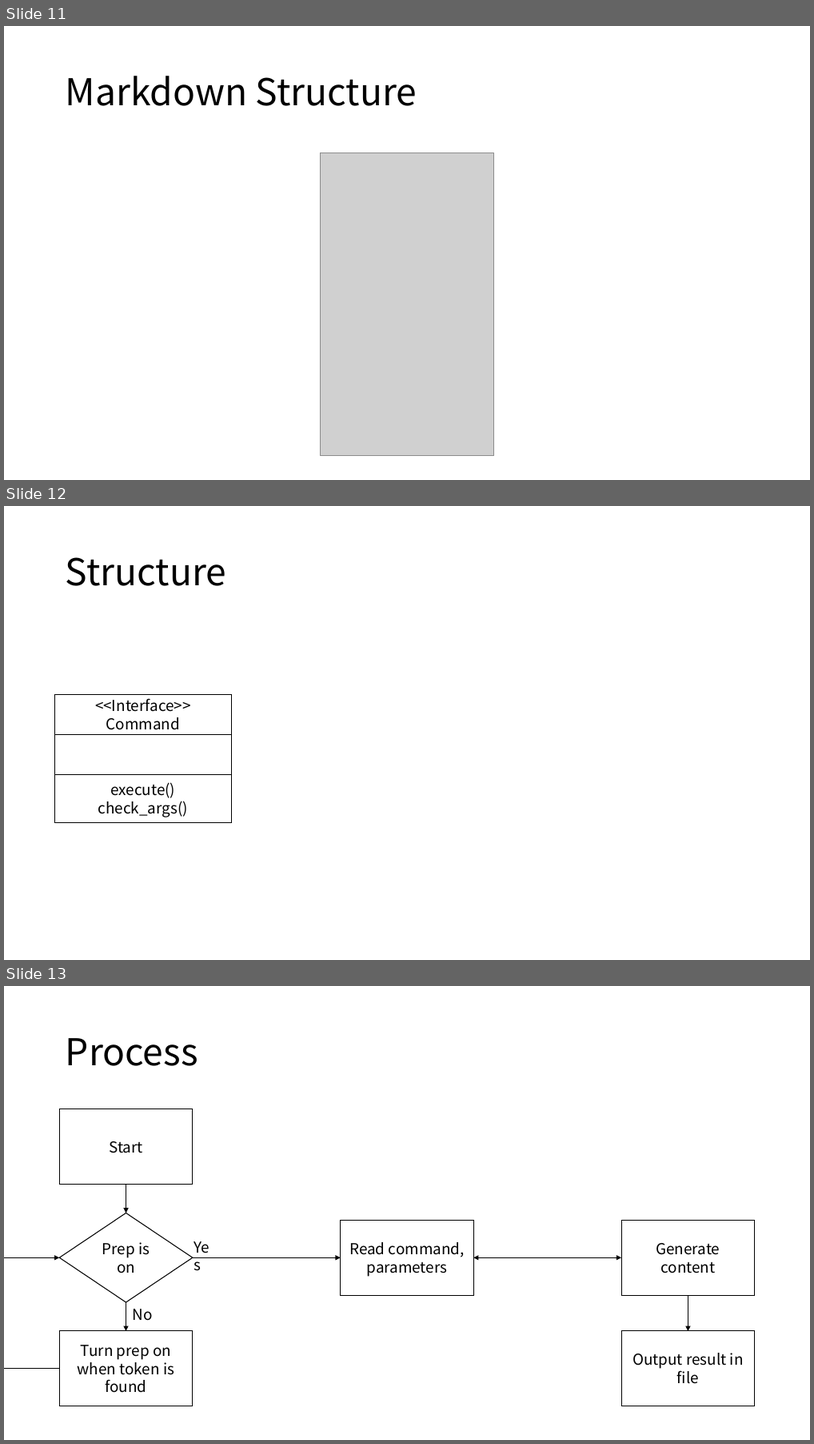
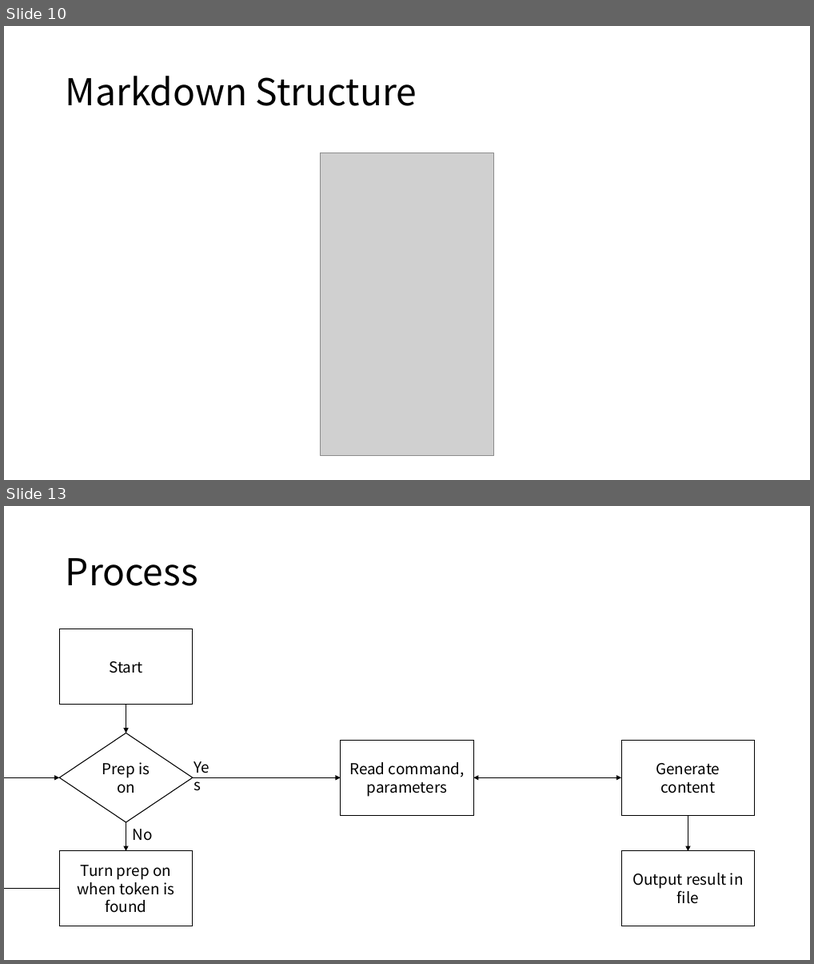
Before and after one commit to hatchling13/rmdprep, a slide deck: layout.pptx. Shown one above the other, each under a label of ours: slides 11, 12 and 13 before the commit, slides 10 and 13 after it; the slides between them are not shown. The pictures are 814x1444 and 814x964 pixels, drawn with LibreOffice and Linux fonts; fonts in the diff are those of the drawing; grey boxes stand for pictures. Boxes give left, top, right and bottom in pixels: in the first picture for what was removed or moved away, otherwise in the second. Text is boxed around its words. In the diff, an @@ line names an element or a change of style, - is before the commit and + after.

```diff
--- a/layout.pptx
+++ b/layout.pptx
@@ slide 12 removed at <box>4,506,810,960</box>, background #FFFFFF @@
@@ title removed at <box>66,557,226,586</box> @@
-Structure
@@ rectangle removed at <box>55,694,232,734</box> @@
-<<Interface>>
-Command
@@ rectangle removed at <box>55,735,232,775</box> @@
@@ rectangle removed at <box>55,775,232,823</box> @@
-execute()
-check_args()
@@ what was slide 11 is now slide 10 @@
```
Also in this commit, not shown: 1 slide changed, 2 slides added, 1 other slide removed, 3 other files.
